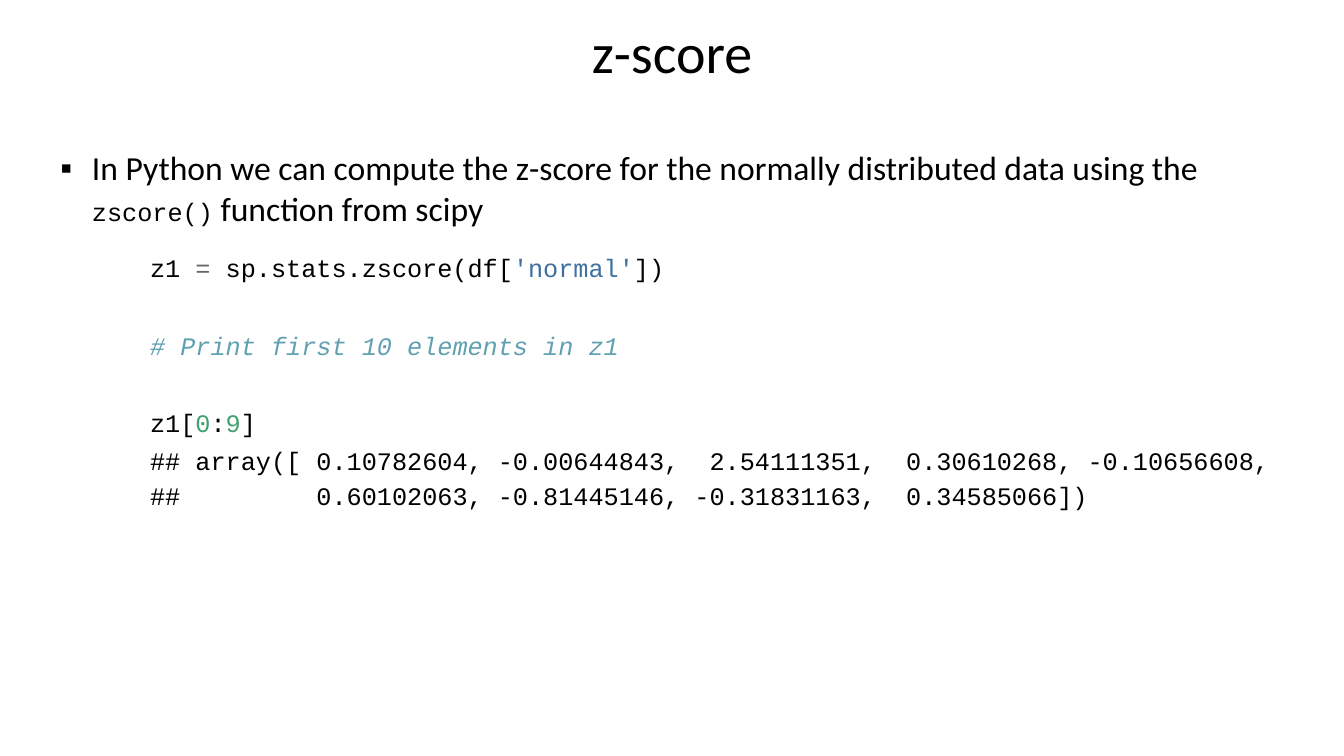
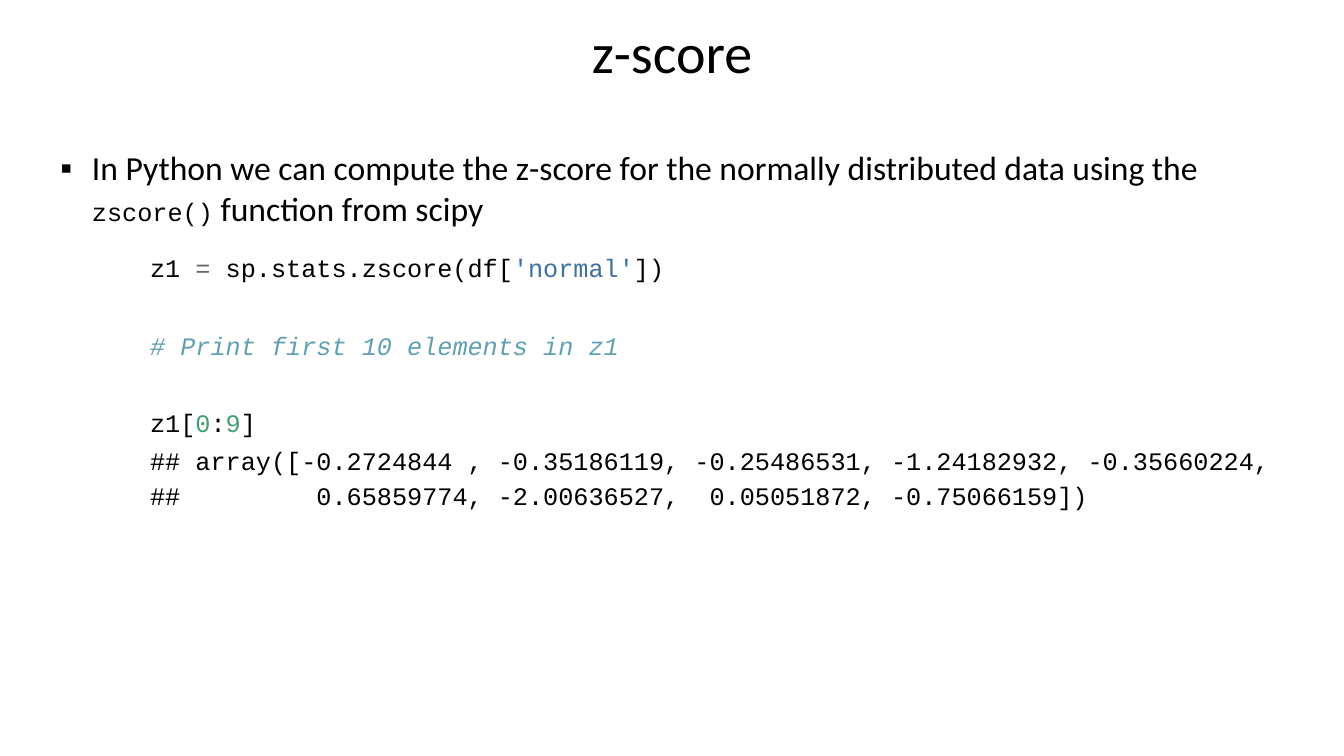
Before and after one commit to python-tutor/DASC500, a slide deck: slide 35 of descriptive_statistics/descriptive_stats.pptx (slide 36 before the commit). Drawn at 1344x756 pixels with LibreOffice and Linux fonts; fonts in the diff are those of the drawing. Boxes give left, top, right and bottom in pixels: in the first picture for what was removed or moved away, otherwise in the second. Text is boxed around its words. In the diff, an @@ line names an element or a change of style, - is before the commit and + after.

```diff
--- a/descriptive_statistics/descriptive_stats.pptx
+++ b/descriptive_statistics/descriptive_stats.pptx
@@ text at box(195, 451, 1269, 511): text changed @@
-## array([ 0.10782604, -0.00644843, 2.54111351, 0.30610268, -0.10656608,
-## 0.60102063, -0.81445146, -0.31831163, 0.34585066])
+## array([-0.2724844 , -0.35186119, -0.25486531, -1.24182932, -0.35660224,
+## 0.65859774, -2.00636527, 0.05051872, -0.75066159])
```
Also in this commit, not shown: 8 other slides changed, 1 slide removed.
